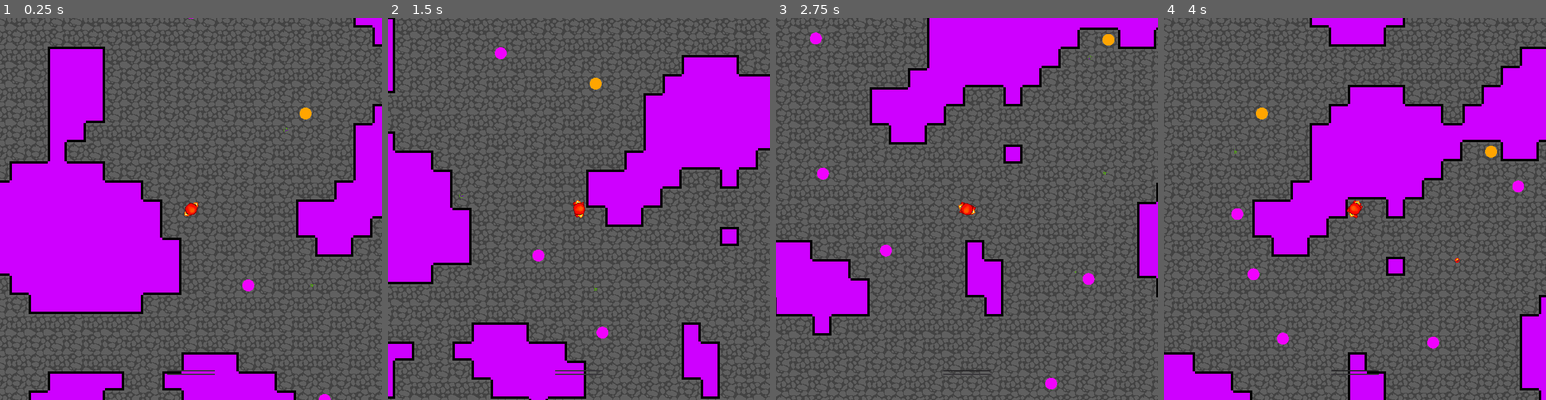
Above: before the commit, frames 1-4 (left to right).
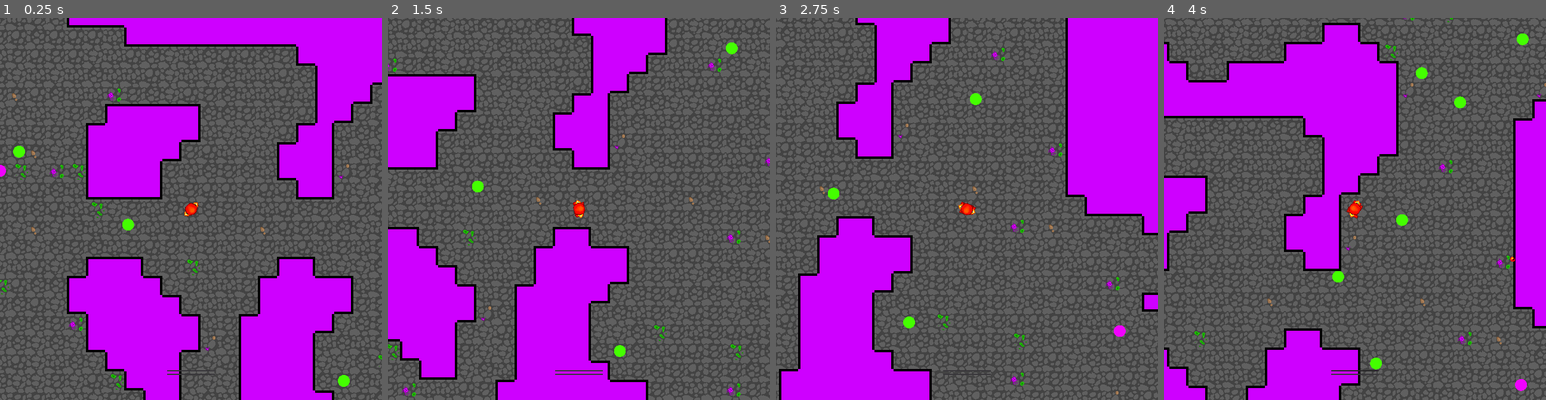
Above: after the commit, the same moments.

Repository: the-alex-g/TrialByFire
Game: Godot game, scene res://Main/Main.tscn
Two runs of this game, one before a commit and one after it. Both use one fixed random seed, a clock stepped at 60 frames per second and the inputs below.
Inputs (mouse positions are in pixels of both pictures, inside the frame that each line leads up to):
- Up to frame 1 (0.25 s): no input
- Up to frame 2 (1.5 s): tap Enter (teleport) at 0.5, 1.35 s; move the mouse to (663, 189) at 0.52 s; hold D (right) 0.53-1.28 s; click (663, 189) at 0.6 s; move the mouse to (502, 228) at 1.27 s; hold S (down) from 1.28 s (still down)
- Up to frame 3 (2.75 s): move the mouse to (1005, 124) at 2.02 s; release S (down) at 2.03 s; hold D (right) from 2.03 s (still down); click (1005, 124) at 2.1 s
- Up to frame 4 (4 s): move the mouse to (1335, 285) at 2.77 s; release D (right) at 2.78 s; hold W (up) 2.78-3.53 s; tap Enter (teleport) at 2.85 s; move the mouse to (1469, 266) at 3.52 s; hold A (left) from 3.53 s (still down); click (1469, 266) at 3.6 s

The runs differ from the first frame. In frame 1, 65% of the frame differs, in the area x 0-100%, y 0-100%; in frame 2, 67%; in frame 3, 65%; in frame 4, 64%.

Commit message:
Improve floor tile art

Diff:
--- a/project/Main/Main.gd
+++ b/project/Main/Main.gd
@@ -3,7 +3,18 @@
 const PERCENT_CHANCE_OF_ENEMY := 2.0
 const VISUAL_BORDER_WIDTH := 10
 const BOARD_SIZE := 100
-const EMPTY_TILES := [4, 5, 6]
+const EMPTY_TILES := {
+	4:"plain",
+	5:"plain",
+	6:"plain",
+	7:"decorated",
+	8:"decorated",
+	9:"plain",
+	10:"plain",
+	11:"decorated",
+	12:"decorated",
+}
+const PLAIN_TILE_MULTIPLIER := 20
 const WALL_TILE := 3
 const ENEMY_DATA := [
 	{"path":"res://Enemy/MeleeEnemy.tscn", "ratio":2},
@@ -13,6 +24,7 @@
 
 var _potential_player_positions = [] as PoolVector2Array
 var _enemy_path_list := []
+var _empty_tiles := []
 
 onready var _tilemap = $TileMap as TileMap
 onready var _enemy_container = $EnemyContainer as Node2D
@@ -24,7 +36,44 @@
 		for i in dataset["ratio"]:
 			_enemy_path_list.append(dataset["path"])
 
+	for tile in EMPTY_TILES:
+		if EMPTY_TILES[tile] == "plain":
+			for x in PLAIN_TILE_MULTIPLIER:
+				_empty_tiles.append(tile)
+		_empty_tiles.append(tile)
+
 	randomize()
+	_generate_map()
+
+
+func _set_cell(x:int, y:int, noise:OpenSimplexNoise)->void:
+	var value := noise.get_noise_2d(x, y)
+	if value > 0.2 or value < -0.4:
+		_tilemap.set_cell(x, y, WALL_TILE)
+	else:
+		_tilemap.set_cell(x, y, _get_empty_tile())
+		if x > 1 and y > 1 and x < BOARD_SIZE and y < BOARD_SIZE:
+			if randi() % 100 < PERCENT_CHANCE_OF_ENEMY:
+				var enemy = load(_enemy_path_list[randi() % _enemy_path_list.size()]).instance()
+				enemy.position = _tilemap.map_to_world(Vector2(x, y)) + Vector2(16, 16)
+				_enemy_container.add_child(enemy)
+			else:
+				_potential_player_positions.append(Vector2(x, y))
+
+
+func _get_empty_tile()->int:
+	return _empty_tiles[randi()%_empty_tiles.size()]
+
+
+func _finish_map()->void:
+	pass
+
+
+func _generate_map()->void:
+	# remove any enemies already on board
+	for enemy in _enemy_container.get_children():
+		enemy.queue_free()
+
 	# create noise
 	var noise := OpenSimplexNoise.new()
 	noise.octaves = 2
@@ -45,29 +94,7 @@
 		_tilemap.set_cell(0, x, WALL_TILE)
 		_tilemap.set_cell(BOARD_SIZE, x, WALL_TILE)
 
-	_finish_map()
-
-
-func _set_cell(x:int, y:int, noise:OpenSimplexNoise)->void:
-	var value := noise.get_noise_2d(x, y)
-	if value > 0.2 or value < -0.4:
-		_tilemap.set_cell(x, y, WALL_TILE)
-	else:
-		_tilemap.set_cell(x, y, _get_empty_tile())
-		if x > 1 and y > 1 and x < BOARD_SIZE and y < BOARD_SIZE:
-			if randi() % 100 < PERCENT_CHANCE_OF_ENEMY:
-				var enemy = load(_enemy_path_list[randi() % _enemy_path_list.size()]).instance()
-				enemy.position = _tilemap.map_to_world(Vector2(x, y)) + Vector2(16, 16)
-				_enemy_container.add_child(enemy)
-			else:
-				_potential_player_positions.append(Vector2(x, y))
-
-
-func _get_empty_tile()->int:
-	return EMPTY_TILES[randi()%EMPTY_TILES.size()]
-
-
-func _finish_map()->void:
+	# set player position
 	var _player_map_position = _potential_player_positions[randi()%_potential_player_positions.size()]
 	_player.position = _tilemap.map_to_world(_player_map_position) + Vector2(16, 16)
 	_potential_player_positions = []
@@ -75,22 +102,5 @@
 	_tilemap.update_bitmask_region()
 
 
-func _regenerate_map()->void:
-	for enemy in _enemy_container.get_children():
-		enemy.queue_free()
-
-	var noise := OpenSimplexNoise.new()
-	noise.octaves = 2
-	noise.period = 10
-	noise.seed = randi()
-
-	# fill board
-	for x in range(1, BOARD_SIZE):
-		for y in range(1, BOARD_SIZE):
-			_set_cell(x, y, noise)
-
-	_finish_map()
-
-
 func _on_Player_respawn()->void:
-	_regenerate_map()
+	_generate_map()
--- a/project/Main/Main.tscn
+++ b/project/Main/Main.tscn
@@ -208,6 +208,90 @@
 6/shape_one_way_margin = 0.0
 6/shapes = [  ]
 6/z_index = 0
+7/name = "FloorTiles.png 7"
+7/texture = ExtResource( 2 )
+7/tex_offset = Vector2( 0, 0 )
+7/modulate = Color( 1, 1, 1, 1 )
+7/region = Rect2( 0, 64, 32, 32 )
+7/tile_mode = 0
+7/occluder_offset = Vector2( 0, 0 )
+7/navigation_offset = Vector2( 0, 0 )
+7/shape_offset = Vector2( 0, 0 )
+7/shape_transform = Transform2D( 1, 0, 0, 1, 0, 0 )
+7/shape_one_way = false
+7/shape_one_way_margin = 0.0
+7/shapes = [  ]
+7/z_index = 0
+8/name = "FloorTiles.png 8"
+8/texture = ExtResource( 2 )
+8/tex_offset = Vector2( 0, 0 )
+8/modulate = Color( 1, 1, 1, 1 )
+8/region = Rect2( 32, 64, 32, 32 )
+8/tile_mode = 0
+8/occluder_offset = Vector2( 0, 0 )
+8/navigation_offset = Vector2( 0, 0 )
+8/shape_offset = Vector2( 0, 0 )
+8/shape_transform = Transform2D( 1, 0, 0, 1, 0, 0 )
+8/shape_one_way = false
+8/shape_one_way_margin = 0.0
+8/shapes = [  ]
+8/z_index = 0
+9/name = "FloorTiles.png 9"
+9/texture = ExtResource( 2 )
+9/tex_offset = Vector2( 0, 0 )
+9/modulate = Color( 1, 1, 1, 1 )
+9/region = Rect2( 32, 32, 32, 32 )
+9/tile_mode = 0
+9/occluder_offset = Vector2( 0, 0 )
+9/navigation_offset = Vector2( 0, 0 )
+9/shape_offset = Vector2( 0, 0 )
+9/shape_transform = Transform2D( 1, 0, 0, 1, 0, 0 )
+9/shape_one_way = false
+9/shape_one_way_margin = 0.0
+9/shapes = [  ]
+9/z_index = 0
+10/name = "FloorTiles.png 10"
+10/texture = ExtResource( 2 )
+10/tex_offset = Vector2( 0, 0 )
+10/modulate = Color( 1, 1, 1, 1 )
+10/region = Rect2( 64, 0, 32, 32 )
+10/tile_mode = 0
+10/occluder_offset = Vector2( 0, 0 )
+10/navigation_offset = Vector2( 0, 0 )
+10/shape_offset = Vector2( 0, 0 )
+10/shape_transform = Transform2D( 1, 0, 0, 1, 0, 0 )
+10/shape_one_way = false
+10/shape_one_way_margin = 0.0
+10/shapes = [  ]
+10/z_index = 0
+11/name = "FloorTiles.png 11"
+11/texture = ExtResource( 2 )
+11/tex_offset = Vector2( 0, 0 )
+11/modulate = Color( 1, 1, 1, 1 )
+11/region = Rect2( 64, 32, 32, 32 )
+11/tile_mode = 0
+11/occluder_offset = Vector2( 0, 0 )
+11/navigation_offset = Vector2( 0, 0 )
+11/shape_offset = Vector2( 0, 0 )
+11/shape_transform = Transform2D( 1, 0, 0, 1, 0, 0 )
+11/shape_one_way = false
+11/shape_one_way_margin = 0.0
+11/shapes = [  ]
+11/z_index = 0
+12/name = "FloorTiles.png 12"
+12/texture = ExtResource( 2 )
+12/tex_offset = Vector2( 0, 0 )
+12/modulate = Color( 1, 1, 1, 1 )
+12/region = Rect2( 64, 64, 32, 32 )
+12/tile_mode = 0
+12/occluder_offset = Vector2( 0, 0 )
+12/navigation_offset = Vector2( 0, 0 )
+12/shape_offset = Vector2( 0, 0 )
+12/shape_transform = Transform2D( 1, 0, 0, 1, 0, 0 )
+12/shape_one_way = false
+12/shape_one_way_margin = 0.0
+12/shapes = [  ]
+12/z_index = 0
 
 [node name="Main" type="Node2D"]
 script = ExtResource( 1 )
Binary file changed: project/Main/FloorTiles.png
Not shown, changed: piskel_files/FloorTiles.piskel
